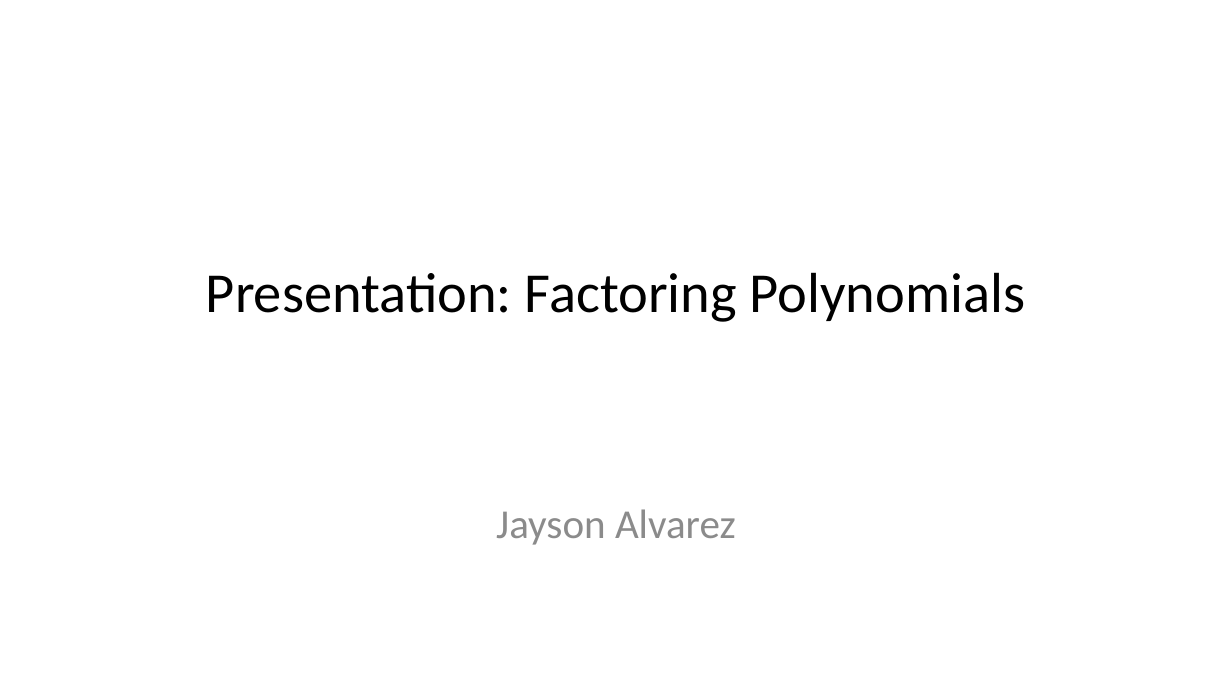
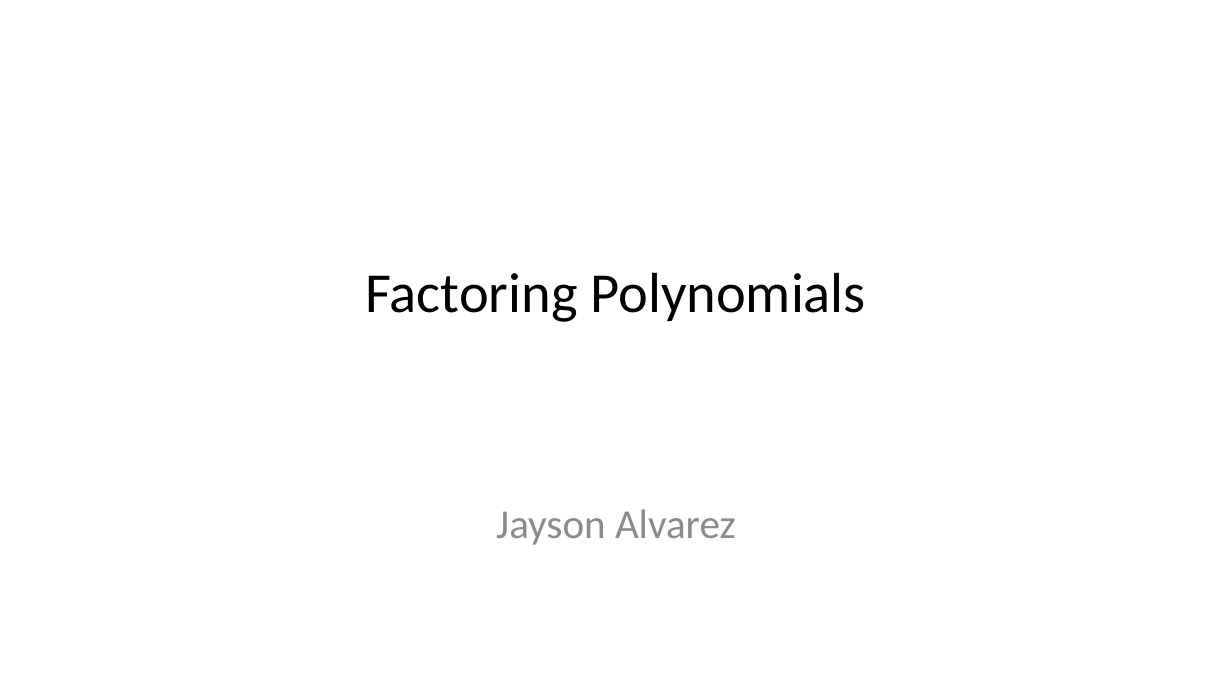
Before and after one commit to jay-alv/Requirement-for-prof-ed-7, a slide deck: slide 1 of Presentation: Factoring Polynomials.pptx. Drawn at 1232x693 pixels with LibreOffice and Linux fonts; fonts in the diff are those of the drawing. Boxes give left, top, right and bottom in pixels: in the first picture for what was removed or moved away, otherwise in the second. Text is boxed around its words. In the diff, an @@ line names an element or a change of style, - is before the commit and + after.

Commit message:
done presentation

```diff
--- a/Presentation: Factoring Polynomials.pptx
+++ b/Presentation: Factoring Polynomials.pptx
@@ title at (365,272,866,322): text changed @@
-Presentation: Factoring Polynomials
+Factoring Polynomials
```
Also in this commit, not shown: 1 other file.
